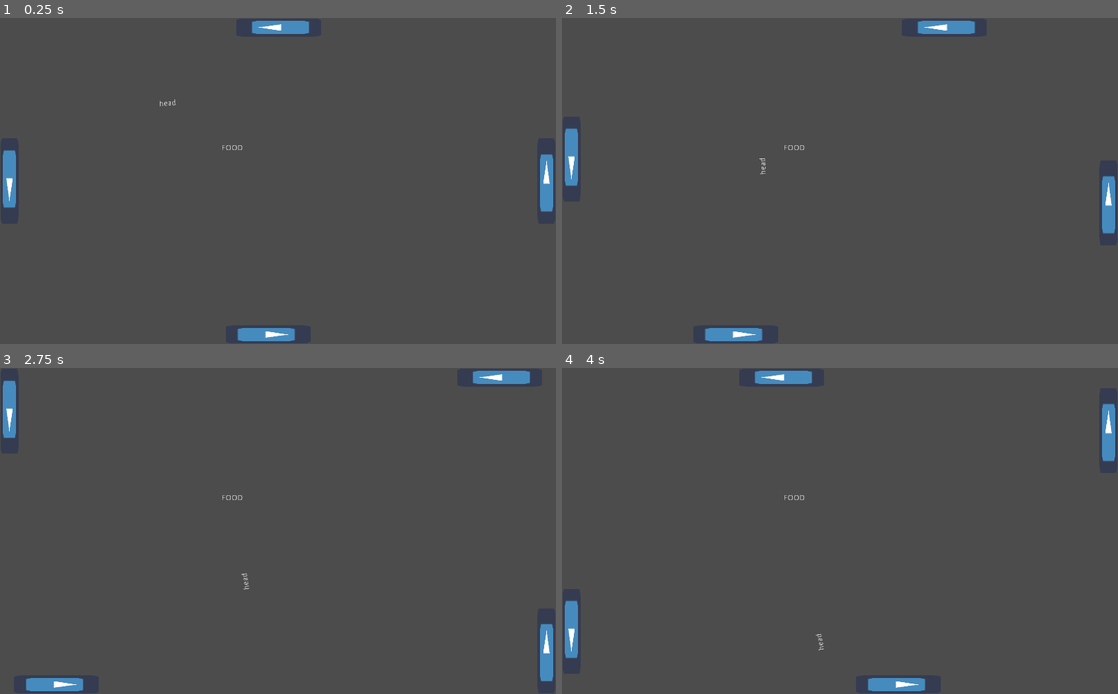
Above: before the commit, frames 1-4 (two rows, left to right).
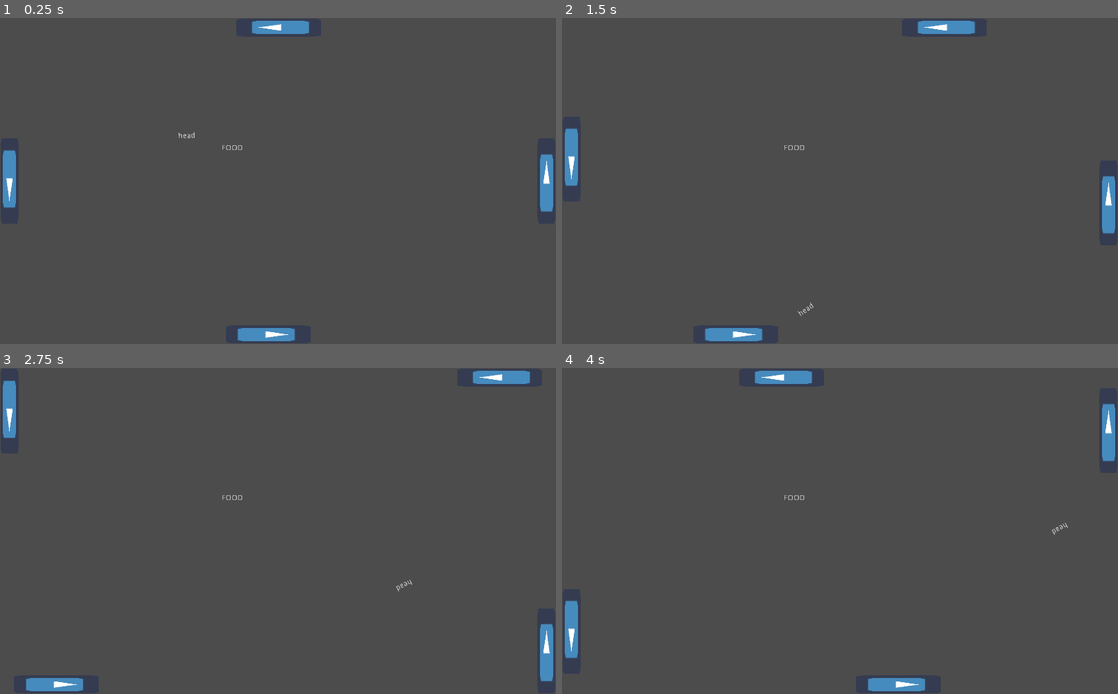
Above: after the commit, the same moments.

Repository: Dvdson/Nail-The-Game
Game: Godot game, scene res://Main/Level.tscn
Same seed, same stepped clock (60 frames per second), same inputs: the game is played once before the commit and once after it. The engine's default icon, where the game draws it, is replaced by a stand-in: a white triangle on a blue panel in a dark square.
Inputs:
- Up to frame 1 (0.25 s): no input
- Up to frame 2 (1.5 s): hold D (button_right) 0.53-1.28 s; hold A (button_left) from 1.28 s (still down)
- Up to frame 3 (2.75 s): release A (button_left) at 2.03 s; hold D (button_right) from 2.03 s (still down)
- Up to frame 4 (4 s): release D (button_right) at 3.53 s; hold A (button_left) from 3.53 s (still down)

The runs differ from the first frame. In frame 1, less than 0.1% of the frame differs, in the area x 28-35%, y 24-37%; in frame 2, less than 0.1%; in frame 3, less than 0.1%; in frame 4, less than 0.1%.

Commit message:
snake physics test

Diff:
--- a/Snakenoid/Main/Level.tscn
+++ b/Snakenoid/Main/Level.tscn
@@ -56,5 +56,5 @@
 [node name="PhantomPlatforms" type="Node2D" parent="."]
 
 [node name="RigidSnake" parent="." instance=ExtResource( 5 )]
-position = Vector2( 309, 151 )
+position = Vector2( 323, 146 )
 [connection signal="food_collected" from="Food" to="." method="_on_Food_food_collected"]
--- a/Snakenoid/NewSnake/HeadProgramm.gd
+++ b/Snakenoid/NewSnake/HeadProgramm.gd
@@ -1,5 +1,22 @@
 extends RigidBody2D
+var force_module = 500
+var contact_pos = Vector2()
+
+func _ready():
+	apply_central_impulse(Vector2(0.3,1).normalized()*force_module)
 
 func _physics_process(delta):
-	for bodie in get_colliding_bodies():
-		print(bodie)
+	if linear_velocity.length() >= 300:
+		linear_velocity = linear_velocity.normalized()*300
+
+func _integrate_forces(state):
+	if(state.get_contact_count() >= 1):  #this check is needed or it will throw errors
+		contact_pos = state.get_contact_local_position(0)
+
+func _on_head_body_entered(body):
+	if body.is_in_group("Platform"):
+		var pivot_position = body.get_pivot_position()
+		var colliding_position = contact_pos
+		var ricochet_direction = colliding_position - pivot_position
+		print (linear_velocity.length())
+		apply_central_impulse(ricochet_direction.normalized()*force_module)
--- a/Snakenoid/NewSnake/RigidSnake.tscn
+++ b/Snakenoid/NewSnake/RigidSnake.tscn
@@ -7,6 +7,7 @@
 
 [node name="SnakePart" parent="." instance=ExtResource( 1 )]
 position = Vector2( 56.1297, 0 )
+mass = 0.01
 
 [node name="PinJoint2D" type="PinJoint2D" parent="SnakePart"]
 position = Vector2( 27.8712, 0 )
@@ -15,6 +16,7 @@
 
 [node name="SnakePart2" parent="." instance=ExtResource( 1 )]
 position = Vector2( 112.084, 0 )
+mass = 0.01
 
 [node name="PinJoint2D" type="PinJoint2D" parent="SnakePart2"]
 position = Vector2( 27.8712, 0 )
@@ -23,6 +25,7 @@
 
 [node name="SnakePart3" parent="." instance=ExtResource( 1 )]
 position = Vector2( 167.525, 0 )
+mass = 0.01
 
 [node name="PinJoint2D" type="PinJoint2D" parent="SnakePart3"]
 position = Vector2( 27.7929, 0.568802 )
@@ -31,12 +34,12 @@
 
 [node name="SnakePart4" parent="." instance=ExtResource( 1 )]
 position = Vector2( 222.792, -0.323532 )
+mass = 0.01
 
 [node name="head" parent="." instance=ExtResource( 1 )]
 collision_layer = 1024
 collision_mask = 2
-gravity_scale = 2.0
-contacts_reported = 2
+contacts_reported = 1
 contact_monitor = true
 script = ExtResource( 2 )
 
--- a/Snakenoid/NewSnake/SnakePart.tscn
+++ b/Snakenoid/NewSnake/SnakePart.tscn
@@ -6,8 +6,8 @@
 [node name="SnakePart" type="RigidBody2D"]
 collision_layer = 0
 collision_mask = 0
-mass = 0.227551
 gravity_scale = 0.0
+continuous_cd = 2
 
 [node name="CollisionShape2D" type="CollisionShape2D" parent="."]
 shape = SubResource( 1 )
--- a/Snakenoid/Objects/Platform.tscn
+++ b/Snakenoid/Objects/Platform.tscn
@@ -6,7 +6,9 @@
 [sub_resource type="RectangleShape2D" id=1]
 extents = Vector2( 8.7273, 26.5787 )
 
-[node name="Platform" type="KinematicBody2D"]
+[node name="Platform" type="KinematicBody2D" groups=[
+"Platform",
+]]
 collision_layer = 2
 collision_mask = 4
 script = ExtResource( 1 )
